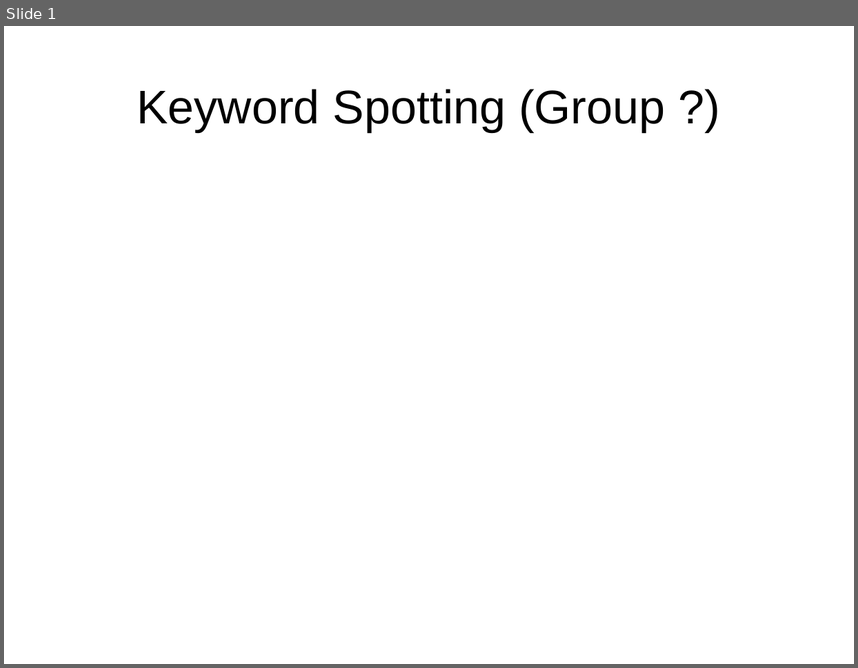
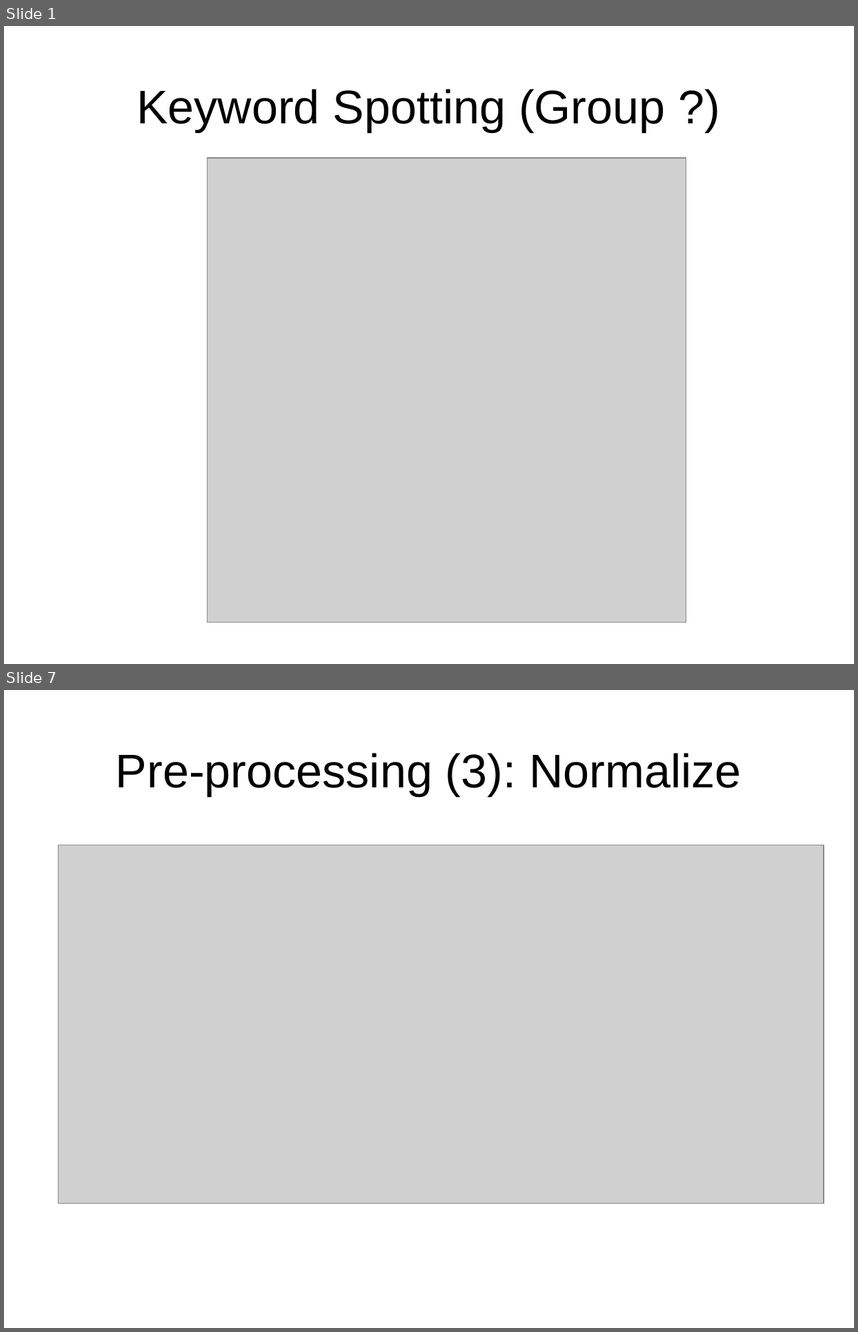
Before and after one commit to lukaszbinden/jmcs-pattern-recognition, a slide deck: Exercice_3/presentation.pptx. Shown one above the other, each under a label of ours: slide 1 before the commit, slides 1 and 7 after it; the slides between them are not shown. The pictures are 858x668 and 858x1332 pixels, drawn with LibreOffice and Linux fonts; fonts in the diff are those of the drawing; grey boxes stand for pictures. Boxes give left, top, right and bottom in pixels: in the first picture for what was removed or moved away, otherwise in the second. Text is boxed around its words. In the diff, an @@ line names an element or a change of style, - is before the commit and + after.

```diff
--- a/Exercice_3/presentation.pptx
+++ b/Exercice_3/presentation.pptx
@@ slide 7 added at bbox=[4, 690, 854, 1328], background #FFFFFF @@
@@ title added at bbox=[116, 753, 741, 796], 44 pt, text #000000 @@
+Pre-processing (3): Normalize
@@ picture added at bbox=[58, 845, 824, 1204] @@
@@ slide 1 changed as well @@
@@ picture added at bbox=[208, 158, 686, 622] @@
```
Also in this commit, not shown: 1 other slide changed, 10 other slides added, 5 slides removed.
